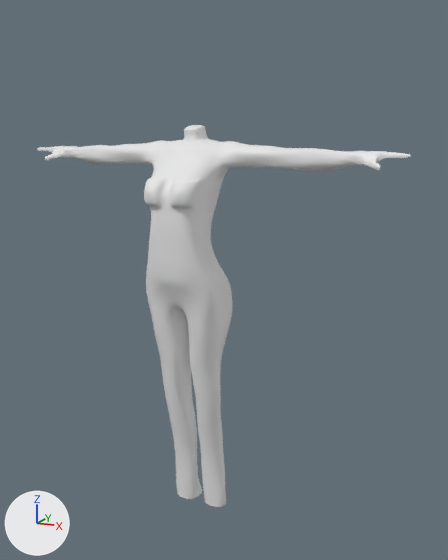
What one commit did to the Blender file Jinx/Jinx (2).blend.
Before and after are seen from a 50 mm camera at (11.02, -20.81, 6.7) aimed at (0.93, 0.0, 1.03). Lighting does not change. The marker at lower left points along +X, +Y and +Z. Materials are left out; every surface is plain grey.
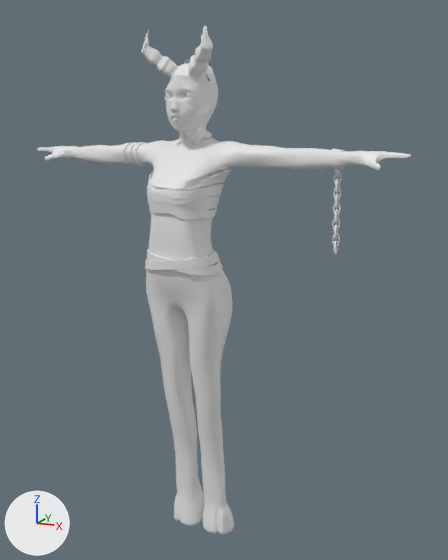
What the commit changed:
me_cube is used by ob_cube; location (0.0, 0.0, 0.0).
me_cube had 2094 vertices, 2033 faces and spanned x 0.0..7.6, y -2.8..0.6, z -8.5..6.8.
me_cube now has 2484 vertices, 2411 faces and spans x 0.0..7.6, y -2.7..1.4, z -9.9..9.9.
me_cube part 1: 43 vertices moved from x 0.0..1.9, y -2.8..0.1, z 4.1..6.8 to x 0.0..1.9, y -2.7..0.1, z 4.1..7.0; 31 vertices removed from x 0.0..1.1, y -2.8..-0.1, z 4.1..6.8; 350 vertices added at x 0.0..1.4, y -2.7..1.4, z 4.5..9.9.
me_cube part 2: 71 vertices added at x 0.0..1.4, y -0.7..0.7, z -9.9..-8.6.
Mesh me_circle_000 is new.
It has 739 vertices, 722 faces and spans x 0.0..2.27, y -5.29..2.6, z -0.84..4.57.
Mesh me_circle_002 is new.
It has 288 vertices, 192 faces and spans x -1.07..1.16, y -1.02..1.08, z -0.57..0.57.
Mesh me_torus_001 is new.
It has 5760 vertices, 5760 faces and spans x -2.97..10.77, y -1.6..0.27, z -0.79..0.56.
Object 'Maska' (ob_maska) is new; it shows me_circle_000.
Its location is (0.01, -1.79, 7.01).
Its rotation in degrees is (-90, 0, 0).
Its scale is (0.392, 0.392, 0.392).
It gains a MIRROR modifier named 'Mirror'.
Modifier setting: use_clip = True.
It gains a TRIANGULATE modifier named 'Triangulate'.
It gains a SUBSURF modifier named 'Subsurf'.
Modifier setting: levels = 3.
Object 'Opaska- piersi' (ob_opaska__piersi) is new; it shows me_circle_002.
Its location is (-0.01, -1.33, 4.44).
Its scale is (1.57, 1.57, 1.57).
It gains a SHRINKWRAP modifier named 'Shrinkwrap'.
Modifier setting: target = ob_cube.
Modifier setting: offset = 0.13.
It gains a SUBSURF modifier named 'Subsurf'.
Modifier setting: levels = 2.
It gains a SOLIDIFY modifier named 'Solidify'.
Modifier setting: thickness = 0.022.
Modifier setting: nonmanifold_thickness_mode = 'FIXED'.
Modifier setting: nonmanifold_merge_threshold = 0.0003.
Object 'Łańcuch' (ob_łańcuch) is new; it shows me_torus_001.
Its location is (5.35, -0.17, 4.7).
Its rotation in degrees is (-98, 95, -177).
Its scale is (0.209, 0.209, 0.209).

Changed parts and their boxes [x1, y1, x2, y2] in the pictures (448 x 560 px):
'Cube', reshaped (33% taller): before [37, 125, 411, 507]; after [37, 25, 411, 535]
'Maska', added: after [165, 59, 218, 145]
'Opaska- piersi', added: after [147, 168, 232, 220]
'Pas 2', now drawn: after [145, 251, 220, 270]
'Opaski', now drawn: after [120, 142, 345, 171]
'Pas 1', now drawn: after [147, 249, 223, 275]
'Łańcuch', added: after [332, 170, 342, 255]
part 1 of me_cube, built on: before [144, 125, 222, 213]; after [141, 25, 222, 189]
part 2 of me_cube, added: after [174, 490, 234, 535]
